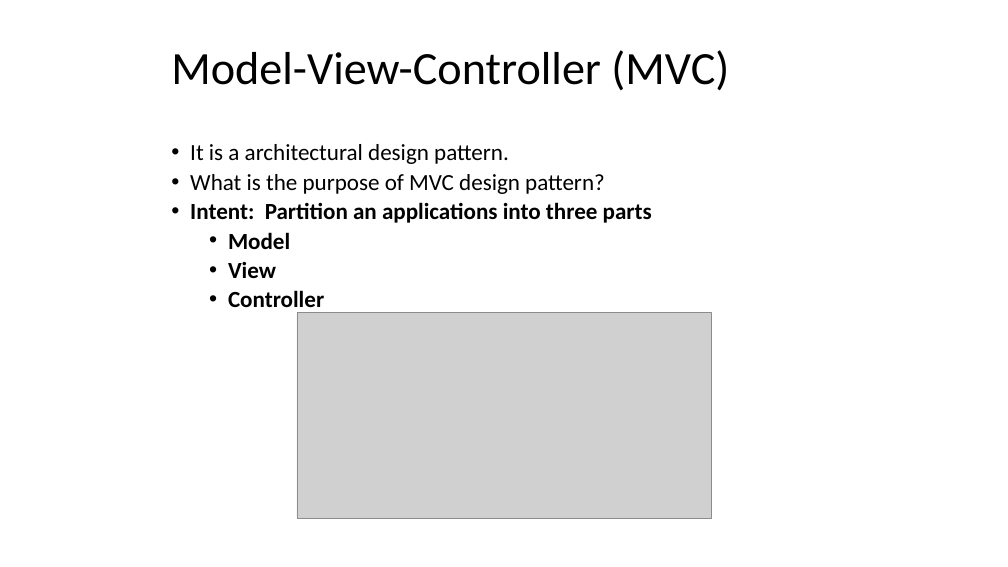
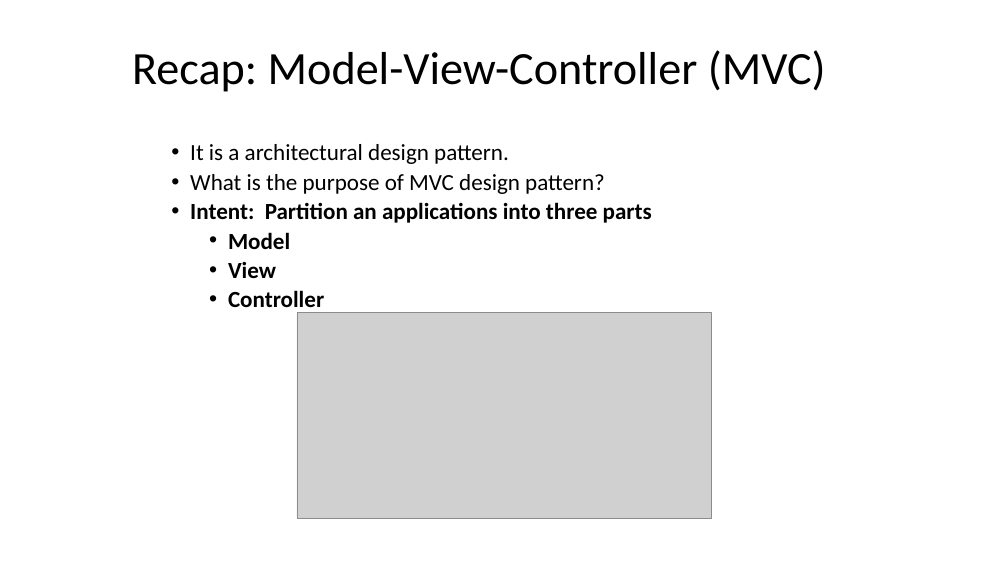
Before and after one commit to hogeschool/Development-5, a slide deck: slide 2 of Lectures/Lecture2/lesson2.pptx. Drawn at 1008x567 pixels with LibreOffice and Linux fonts; fonts in the diff are those of the drawing; grey boxes stand for pictures. Boxes give left, top, right and bottom in pixels: in the first picture for what was removed or moved away, otherwise in the second. Text is boxed around its words. In the diff, an @@ line names an element or a change of style, - is before the commit and + after.

```diff
--- a/Lectures/Lecture2/lesson2.pptx
+++ b/Lectures/Lecture2/lesson2.pptx
@@ title at [132,50,826,92]: text changed @@
-Model-View-Controller (MVC)
+Recap: Model-View-Controller (MVC)
```
Also in this commit, not shown: 2 other slides changed.
